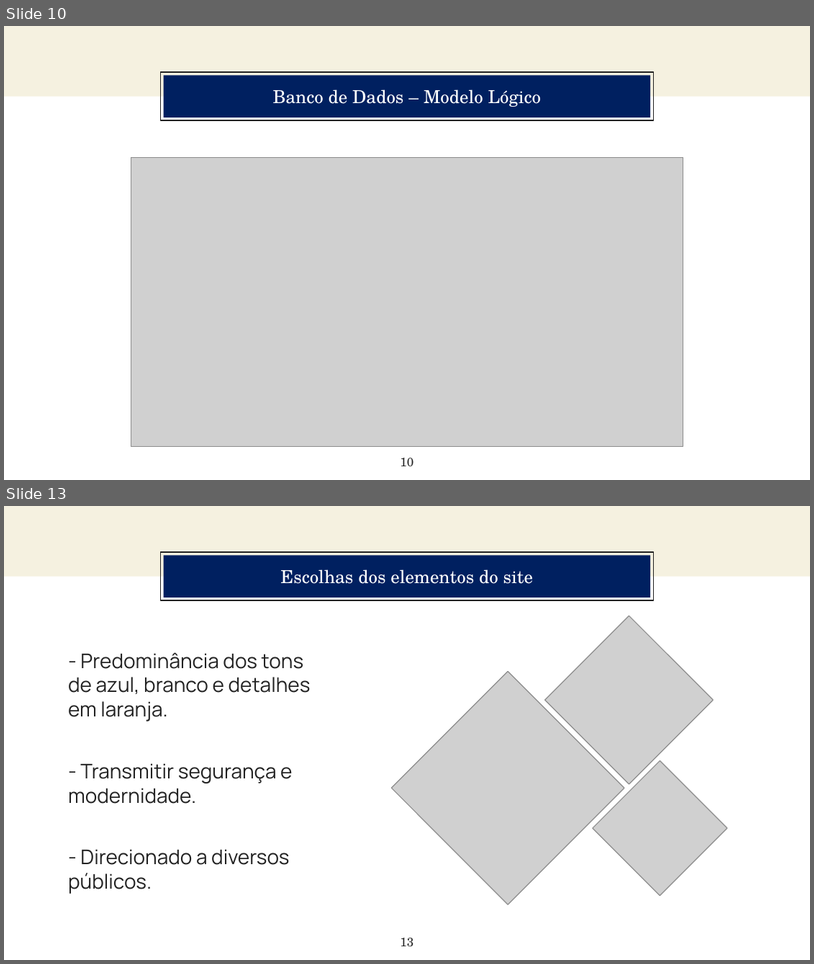
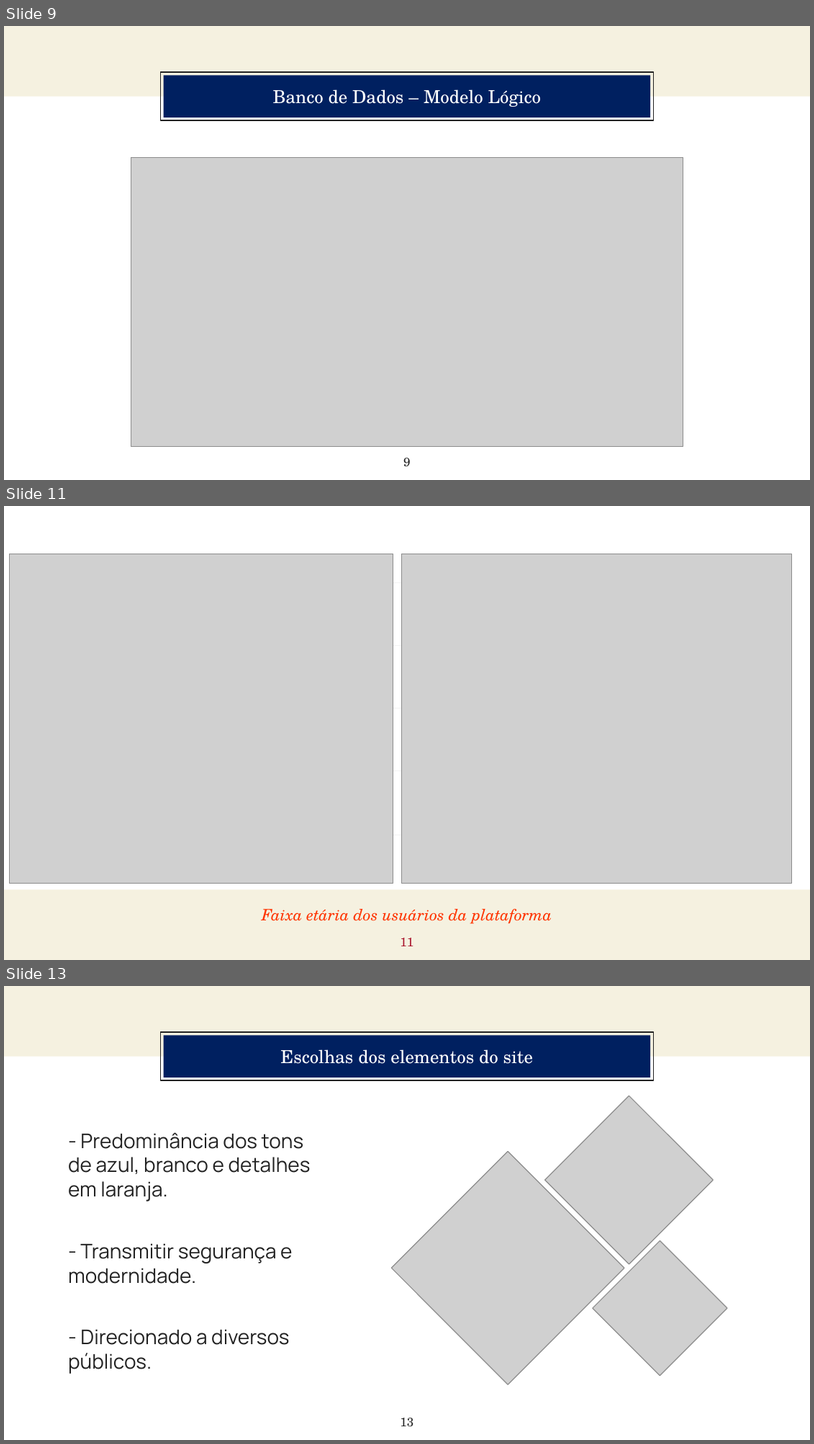
Before and after one commit to KaioZaniboni/Projeto-Individual, a slide deck: pptx/NósTreidamos.pptx. Shown one above the other, each under a label of ours: slides 10 and 13 before the commit, slides 9, 11 and 13 after it; the slides between them are not shown. The pictures are 814x964 and 814x1444 pixels, drawn with LibreOffice and Linux fonts; fonts in the diff are those of the drawing; grey boxes stand for pictures. Boxes give left, top, right and bottom in pixels: in the first picture for what was removed or moved away, otherwise in the second. Text is boxed around its words. In the diff, an @@ line names an element or a change of style, - is before the commit and + after.

```diff
--- a/pptx/NósTreidamos.pptx
+++ b/pptx/NósTreidamos.pptx
@@ slide 11 added at bbox=[4, 506, 810, 960], background #FFFFFF @@
@@ picture added at bbox=[10, 554, 394, 883] @@
@@ picture added at bbox=[401, 554, 792, 883] @@
@@ line added from (88, 582) to (727, 582), #F3F3F3 0.75 pt @@
@@ line added from (88, 646) to (727, 646), #F3F3F3 0.75 pt @@
@@ line added from (88, 708) to (727, 708), #F3F3F3 0.75 pt @@
@@ line added from (88, 770) to (727, 770), #F3F3F3 0.75 pt @@
@@ line added from (88, 835) to (727, 835), #F3F3F3 0.75 pt @@
@@ rectangle added at bbox=[4, 889, 810, 959], fill #F5F1E0 @@
@@ text added at bbox=[262, 908, 553, 924], 14 pt, text #FF3300, italic @@
+Faixa etária dos usuários da plataforma
@@ page number added at bbox=[400, 937, 414, 946], 11 pt, text #A8122A @@
+11
@@ what was slide 10 is now slide 9 @@
@@ page number at bbox=[404, 457, 411, 467]: text changed @@
-10
+9
```
Also in this commit, not shown: 3 slides changed, 1 other slide added, 2 slides removed, 5 other files.
